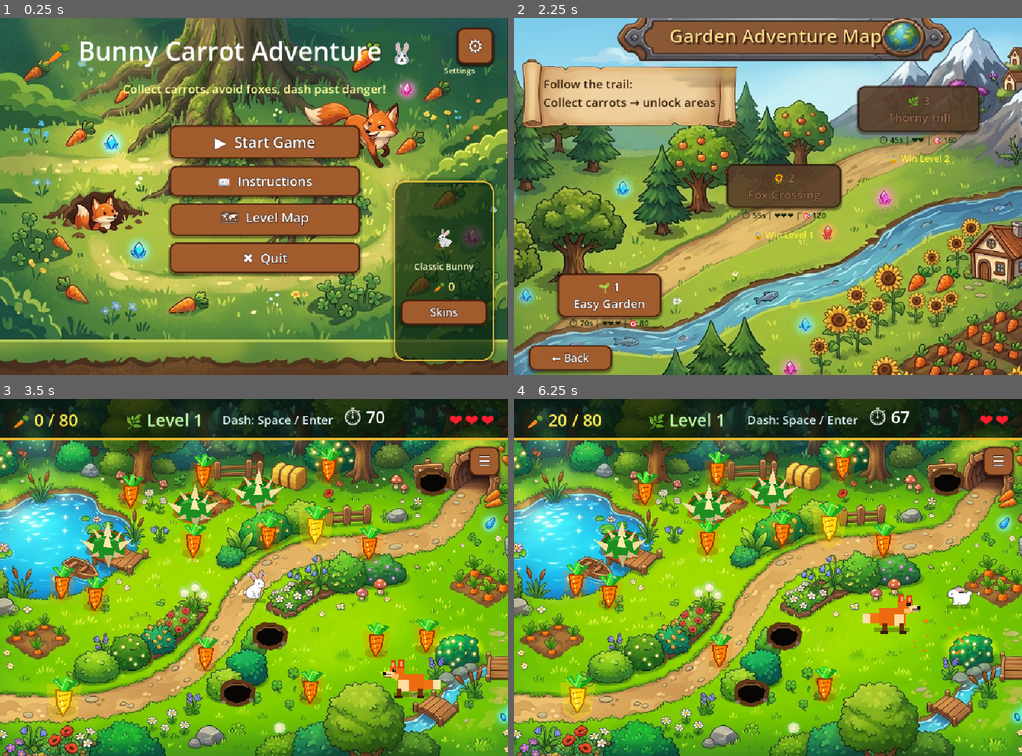
Above: before the commit, frames 1-4 (two rows, left to right).
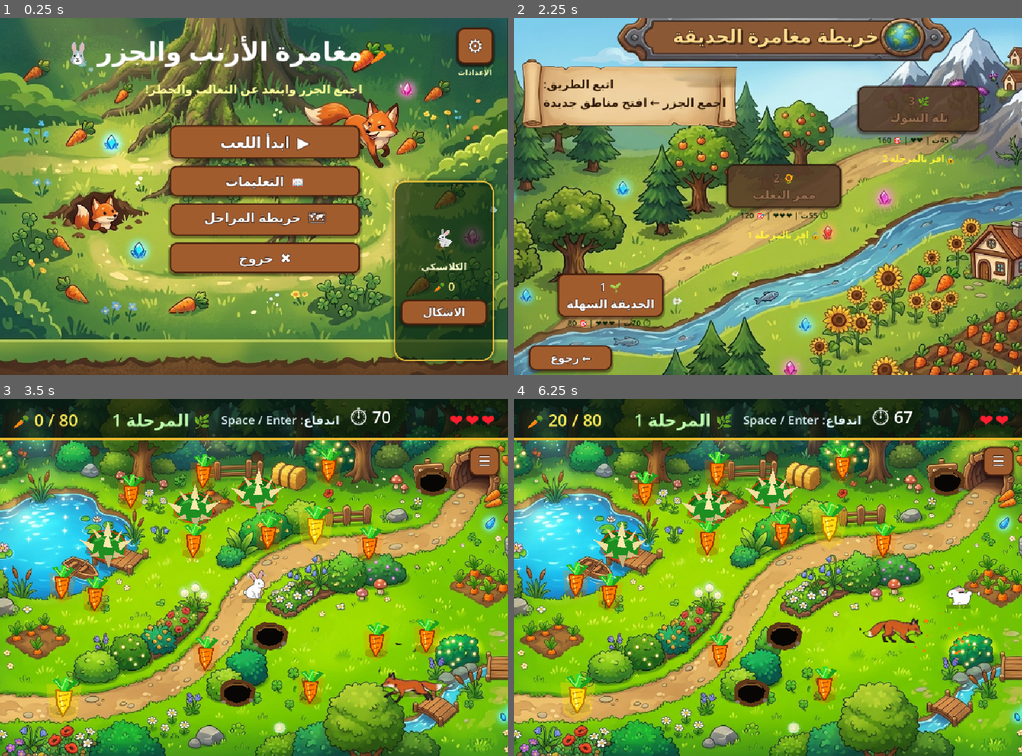
Above: after the commit, the same moments.

Repository: hamzabasem900-source/RUBBY
Game: Godot game, scene res://scenes/MainMenu.tscn
Two runs of this game, one before a commit and one after it. Both use one fixed random seed, a clock stepped at 60 frames per second and the inputs below.
Inputs (mouse positions are in pixels of both pictures, inside the frame that each line leads up to):
- Up to frame 1 (0.25 s): no input
- Up to frame 2 (2.25 s): click "▶ Start Game" (after the commit: "▶ ابدأ اللعب") at 0.5 s; click "← Back" (after the commit: "← رجوع") at 1.25 s; click "▶ Start Game" (after the commit: "▶ ابدأ اللعب") at 2 s
- Up to frame 3 (3.5 s): click "🌱 1 Easy Garden" (after the commit: "🌱 1 الحديقة السهلة") at 2.75 s
- Up to frame 4 (6.25 s): tap Enter (ui_accept) at 3.5, 3.77, 4.52, 6.02 s; move the mouse to (879, 559) at 3.52 s; hold D (move_right) 3.53-4.28 s; click (879, 559) at 3.67 s; move the mouse to (666, 595) at 4.27 s; hold S (move_down) 4.28-5.03 s; move the mouse to (818, 498) at 5.02 s; hold D (move_right) 5.03-5.78 s; move the mouse to (742, 648) at 5.77 s; hold W (move_up) from 5.78 s (still down); click (742, 648) at 5.92 s

The runs differ from the first frame. In frame 1, 5.1% of the frame differs, in the area x 9-97%, y 4-85%; in frame 2, 4.1%; in frame 3, 1.7%; in frame 4, 1.9%.

Commit message:
Replace all project files

Diff:
--- a/scenes/Fox.tscn
+++ b/scenes/Fox.tscn
@@ -20,6 +20,11 @@
 offset_right = 36.0
 offset_bottom = 30.0
 color = Color(0.08, 0.06, 0.03, 0.3)
+
+[node name="FoxFrames" type="AnimatedSprite2D" parent="."]
+visible = false
+position = Vector2(0, -9)
+scale = Vector2(1.35, 1.35)
 
 [node name="Tail" type="ColorRect" parent="."]
 offset_left = -50.0
--- a/scripts/enemy_fox.gd
+++ b/scripts/enemy_fox.gd
@@ -6,41 +6,54 @@
 # searching for and chasing the player across the whole world.
 # =============================================
 
-@export var patrol_distance:  float = 100.0
-@export var patrol_speed:     float = 62.0
-@export var chase_speed:      float = 132.0
-@export var chase_range:      float = 9999.0
-@export var acceleration:     float = 520.0
+const NEW_FOX_SHEET_PATH: String = "res://assets/Gemini_Generated_Image_7zbfmh7zbfmh7zbf-removebg-preview.png"
+const FOX_SHEET_COLUMNS: int = 7
+const FOX_SHEET_ROWS: int = 4
+
+@export var patrol_distance: float = 100.0
+@export var patrol_speed: float = 62.0
+@export var chase_speed: float = 132.0
+@export var chase_range: float = 9999.0
+@export var acceleration: float = 520.0
 @export var arrival_distance: float = 52.0
 @export var separation_distance: float = 72.0
 @export var separation_strength: float = 150.0
 @export var attack_recoil_speed: float = 210.0
 @export var attack_pause_duration: float = 0.45
 @export var damage_cooldown: float = 0.9
-@export var move_right_first: bool  = true
+@export var move_right_first: bool = true
 
 var start_pos: Vector2 = Vector2.ZERO
-var dir:       float   = 1.0
-var _player:   Node2D  = null
+var dir: float = 1.0
+var _player: Node2D = null
 var _base_scale: Vector2 = Vector2.ONE
 var _facing_left: bool = false
-var _visual_rects: Array = []
+var _visual_rects: Array[ColorRect] = []
 var _visual_offsets: Dictionary = {}
 var _attack_pause_timer: float = 0.0
 var _damage_cooldown_timer: float = 0.0
 var _walk_time: float = 0.0
+var _use_new_fox_frames: bool = false
+var _fox_frames_base_position: Vector2 = Vector2.ZERO
+var _fox_frames_base_scale: Vector2 = Vector2.ONE
 
 @onready var hurt_area: Area2D = $HurtArea
+@onready var fox_frames: AnimatedSprite2D = get_node_or_null("FoxFrames") as AnimatedSprite2D
+@onready var shadow: ColorRect = get_node_or_null("Shadow") as ColorRect
 
 func _ready() -> void:
 	add_to_group("fox")
 	start_pos = global_position
 	_base_scale = Vector2(abs(scale.x), abs(scale.y))
 	scale = _base_scale
-	dir = 1.0 if move_right_first else -1.0
+	if move_right_first:
+		dir = 1.0
+	else:
+		dir = -1.0
 	_cache_visual_offsets()
-	_apply_facing(move_right_first == false)
-	if hurt_area:
+	_setup_new_fox_frames()
+	_apply_facing(not move_right_first)
+	if hurt_area != null:
 		hurt_area.body_entered.connect(_on_hurt_area_body_entered)
 
 func _physics_process(delta: float) -> void:
@@ -48,29 +61,30 @@
 	_damage_cooldown_timer = max(_damage_cooldown_timer - delta, 0.0)
 
 	# ── Cache player reference ───────────────────────────────────────────────
-	if not _player or not is_instance_valid(_player):
+	if _player == null or not is_instance_valid(_player):
 		var group: Array = get_tree().get_nodes_in_group("player")
-		_player = group[0] if group.size() > 0 else null
+		if group.size() > 0 and group[0] is Node2D:
+			_player = group[0] as Node2D
+		else:
+			_player = null
 
 	# ── World search / chase mode ────────────────────────────────────────────
 	# Chase the bunny, but keep a personal-space ring so foxes do not stack
 	# on top of the player and trap the physics body.
-	if _player and is_instance_valid(_player):
+	if _player != null and is_instance_valid(_player):
 		var desired_velocity: Vector2 = _get_chase_velocity()
 		desired_velocity += _get_fox_separation_velocity()
 		if desired_velocity.length() > chase_speed:
 			desired_velocity = desired_velocity.normalized() * chase_speed
 		velocity = velocity.move_toward(desired_velocity, acceleration * delta)
-		if abs(velocity.x) > 1.0:
-			_apply_facing(velocity.x < 0.0)
+		_update_facing_from_velocity()
 		move_and_slide()
 		_animate_fox(delta)
 		return
 
 	# ── Fallback patrol only if the player is not available ──────────────────
 	velocity = velocity.move_toward(Vector2(dir * patrol_speed, 0.0), acceleration * delta)
-	if abs(velocity.x) > 1.0:
-		_apply_facing(velocity.x < 0.0)
+	_update_facing_from_velocity()
 	move_and_slide()
 	_animate_fox(delta)
 
@@ -80,7 +94,13 @@
 	elif offset < -patrol_distance and dir < 0.0:
 		dir = 1.0
 
+func _update_facing_from_velocity() -> void:
+	if abs(velocity.x) > 1.0:
+		_apply_facing(velocity.x < 0.0)
+
 func _get_chase_velocity() -> Vector2:
+	if _player == null:
+		return Vector2.ZERO
 	var to_player: Vector2 = _player.global_position - global_position
 	var dist: float = to_player.length()
 	if dist <= 0.001:
@@ -95,7 +115,7 @@
 	return chase_dir * chase_speed
 
 func _get_fox_separation_velocity() -> Vector2:
-	var separation := Vector2.ZERO
+	var separation: Vector2 = Vector2.ZERO
 	for fox in get_tree().get_nodes_in_group("fox"):
 		if fox == self or not is_instance_valid(fox) or not (fox is Node2D):
 			continue
@@ -106,16 +126,63 @@
 			separation += (away / dist) * separation_strength * force
 	return separation
 
+func _setup_new_fox_frames() -> void:
+	if fox_frames == null:
+		return
+	_fox_frames_base_position = fox_frames.position
+	_fox_frames_base_scale = Vector2(abs(fox_frames.scale.x), abs(fox_frames.scale.y))
+	var sprite_frames: SpriteFrames = _build_new_fox_sprite_frames()
+	if sprite_frames == null:
+		fox_frames.visible = false
+		_set_color_rect_visuals_visible(true)
+		return
+	fox_frames.sprite_frames = sprite_frames
+	fox_frames.visible = true
+	fox_frames.play("idle")
+	_use_new_fox_frames = true
+	_set_color_rect_visuals_visible(false)
+
+func _build_new_fox_sprite_frames() -> SpriteFrames:
+	if not ResourceLoader.exists(NEW_FOX_SHEET_PATH):
+		push_warning("Missing fox sprite sheet: " + NEW_FOX_SHEET_PATH)
+		return null
+	var texture: Texture2D = load(NEW_FOX_SHEET_PATH) as Texture2D
+	if texture == null:
+		return null
+	var cell_size: Vector2 = Vector2(float(texture.get_width()) / float(FOX_SHEET_COLUMNS), float(texture.get_height()) / float(FOX_SHEET_ROWS))
+	var frames: SpriteFrames = SpriteFrames.new()
+	if frames.has_animation("default"):
+		frames.remove_animation("default")
+	_add_fox_animation(frames, texture, cell_size, "idle", 2, [0, 1, 2, 3, 4, 5, 6], 5.0, true)
+	_add_fox_animation(frames, texture, cell_size, "run", 0, [0, 1, 2, 3, 4, 5, 6], 13.0, true)
+	_add_fox_animation(frames, texture, cell_size, "sprint", 1, [0, 1, 2, 3, 4, 5, 6], 18.0, true)
+	_add_fox_animation(frames, texture, cell_size, "stagger", 3, [0, 1, 2, 3, 2, 1], 10.0, false)
+	return frames
+
+func _add_fox_animation(frames: SpriteFrames, texture: Texture2D, cell_size: Vector2, animation_name: String, row: int, columns: Array, speed: float, loop: bool) -> void:
+	frames.add_animation(animation_name)
+	frames.set_animation_loop(animation_name, loop)
+	frames.set_animation_speed(animation_name, speed)
+	for column in columns:
+		var atlas: AtlasTexture = AtlasTexture.new()
+		atlas.atlas = texture
+		atlas.region = Rect2(float(column) * cell_size.x, float(row) * cell_size.y, cell_size.x, cell_size.y)
+		frames.add_frame(animation_name, atlas, 1.0)
+
+func _set_color_rect_visuals_visible(visible_value: bool) -> void:
+	for rect in _visual_rects:
+		rect.visible = visible_value
+
 func _cache_visual_offsets() -> void:
-	var visual_names := [
+	var visual_names: Array[String] = [
 		"Tail", "TailTip", "Sprite", "Chest", "Head", "EarLeft",
 		"EarRight", "InnerEarLeft", "InnerEarRight", "Snout", "Cheek",
 		"Eye", "EyeGlint", "Nose", "WhiskerTop", "WhiskerBottom",
 		"LegFront", "LegBack", "PawFront", "PawBack"
 	]
 	for node_name in visual_names:
-		var rect := get_node_or_null(node_name) as ColorRect
-		if rect:
+		var rect: ColorRect = get_node_or_null(node_name) as ColorRect
+		if rect != null:
 			_visual_rects.append(rect)
 			_visual_offsets[rect] = [
 				rect.offset_left, rect.offset_right,
@@ -123,27 +190,68 @@
 			]
 
 func _apply_facing(face_left: bool) -> void:
-	# Keep the physics root scale positive, and mirror only the decorative
-	# ColorRects. Negative CharacterBody2D scale causes odd movement/collisions.
+	# Keep the physics root scale positive, and mirror only decorative visuals.
+	# Negative CharacterBody2D scale causes odd movement/collisions.
 	scale = _base_scale
 	if _facing_left == face_left:
+		_update_frame_facing()
 		return
 	_facing_left = face_left
+	_update_frame_facing()
 	for rect in _visual_rects:
 		_position_visual_rect(rect, 0.0, 0.0)
+
+func _update_frame_facing() -> void:
+	if fox_frames == null:
+		return
+	var facing_sign: float = 1.0
+	if _facing_left:
+		facing_sign = -1.0
+	fox_frames.scale = Vector2(_fox_frames_base_scale.x * facing_sign, _fox_frames_base_scale.y)
 
 func _animate_fox(delta: float) -> void:
 	var speed_ratio: float = clamp(velocity.length() / max(chase_speed, 1.0), 0.0, 1.0)
 	if speed_ratio <= 0.03:
 		_walk_time = 0.0
 	else:
-		_walk_time += delta * lerp(6.0, 13.0, speed_ratio)
+		_walk_time += delta * lerp(6.0, 14.0, speed_ratio)
+	if _use_new_fox_frames:
+		_animate_frame_fox(speed_ratio)
+	else:
+		_animate_rect_fox(speed_ratio)
+	_update_shadow(speed_ratio)
+
+func _animate_frame_fox(speed_ratio: float) -> void:
+	if fox_frames == null:
+		return
+	var animation_name: String = "idle"
+	var animation_speed: float = 1.0
+	if _attack_pause_timer > 0.0:
+		animation_name = "stagger"
+		animation_speed = 1.35
+	elif speed_ratio > 0.68:
+		animation_name = "sprint"
+		animation_speed = lerp(0.9, 1.35, speed_ratio)
+	elif speed_ratio > 0.03:
+		animation_name = "run"
+		animation_speed = lerp(0.75, 1.1, speed_ratio)
+	fox_frames.speed_scale = animation_speed
+	if fox_frames.animation != animation_name:
+		fox_frames.play(animation_name)
+	var bob: float = abs(sin(_walk_time)) * 5.0 * speed_ratio
+	var lean: float = clamp(velocity.x / max(chase_speed, 1.0), -1.0, 1.0) * 0.11
+	if _facing_left:
+		lean *= -1.0
+	fox_frames.position = _fox_frames_base_position + Vector2(0.0, -bob)
+	fox_frames.rotation = lean
+
+func _animate_rect_fox(speed_ratio: float) -> void:
 	var body_bob: float = sin(_walk_time * 2.0) * 1.6 * speed_ratio
 	var leg_stride: float = sin(_walk_time) * 5.0 * speed_ratio
 	var tail_sway: float = sin(_walk_time * 1.35) * 2.4 * speed_ratio
 	for rect in _visual_rects:
-		var y_shift := 0.0
-		var x_shift := 0.0
+		var y_shift: float = 0.0
+		var x_shift: float = 0.0
 		match rect.name:
 			"Sprite", "Chest", "Head", "EarLeft", "EarRight", "InnerEarLeft", "InnerEarRight", "Snout", "Cheek", "Eye", "EyeGlint", "Nose", "WhiskerTop", "WhiskerBottom":
 				y_shift = body_bob
@@ -157,9 +265,18 @@
 				y_shift = body_bob - tail_sway
 		_position_visual_rect(rect, x_shift, y_shift)
 
+func _update_shadow(speed_ratio: float) -> void:
+	if shadow == null:
+		return
+	var lift: float = abs(sin(_walk_time)) * speed_ratio
+	shadow.scale = Vector2(1.0 + speed_ratio * 0.10 - lift * 0.06, 1.0 - lift * 0.10)
+	shadow.modulate.a = 1.0 - speed_ratio * 0.12
+
 func _position_visual_rect(rect: ColorRect, x_shift: float, y_shift: float) -> void:
 	var offsets: Array = _visual_offsets[rect]
-	var signed_x_shift := -x_shift if _facing_left else x_shift
+	var signed_x_shift: float = x_shift
+	if _facing_left:
+		signed_x_shift = -x_shift
 	if _facing_left:
 		rect.offset_left = -float(offsets[1]) + signed_x_shift
 		rect.offset_right = -float(offsets[0]) + signed_x_shift
@@ -177,4 +294,7 @@
 		_damage_cooldown_timer = damage_cooldown
 		_attack_pause_timer = attack_pause_duration
 		var away: Vector2 = global_position - body.global_position
-		velocity = (away.normalized() if away.length() > 0.001 else Vector2.RIGHT) * attack_recoil_speed
+		if away.length() > 0.001:
+			velocity = away.normalized() * attack_recoil_speed
+		else:
+			velocity = Vector2.RIGHT * attack_recoil_speed
--- a/scripts/main_menu.gd
+++ b/scripts/main_menu.gd
@@ -92,10 +92,12 @@
 	if settings_hint == null:
 		return
 	settings_hint.set_anchors_preset(Control.PRESET_TOP_RIGHT)
-	settings_hint.offset_left = -166.0
-	settings_hint.offset_top = 92.0
-	settings_hint.offset_right = -30.0
-	settings_hint.offset_bottom = 120.0
+	var hint_width: float = 136.0
+	var button_center: float = (settings_btn.offset_left + settings_btn.offset_right) * 0.5
+	settings_hint.offset_left = button_center - hint_width * 0.5
+	settings_hint.offset_top = 94.0
+	settings_hint.offset_right = button_center + hint_width * 0.5
+	settings_hint.offset_bottom = 124.0
 	settings_hint.horizontal_alignment = HORIZONTAL_ALIGNMENT_CENTER
 	settings_hint.vertical_alignment = VERTICAL_ALIGNMENT_CENTER
 	settings_hint.clip_text = false
--- a/scripts/player.gd
+++ b/scripts/player.gd
@@ -307,8 +307,6 @@
 		forward_offset
 	)
 
-	_was_moving_last_frame = true
-
 	if moving:
 		_animate_moving_bunny(delta, dir, dash_active)
 	else:
--- a/scripts/settings_manager.gd
+++ b/scripts/settings_manager.gd
@@ -17,7 +17,7 @@
 	"music_volume": 0.70,
 	"sfx_volume": 0.85,
 	"mute_audio": false,
-	"language": "English",
+	"language": "العربية",
 	"fullscreen": true,
 	"resolution": "1280 x 720",
 	"difficulty": "Normal"
@@ -36,6 +36,13 @@
 		return
 	for key in DEFAULT_SETTINGS.keys():
 		values[key] = config.get_value(SECTION, key, DEFAULT_SETTINGS[key])
+	_sanitize_removed_settings()
+
+func _sanitize_removed_settings() -> void:
+	# English, mute, and fullscreen controls are no longer exposed in Settings.
+	# Keep saved legacy values from reintroducing them into the visible UI.
+	values["language"] = "العربية"
+	values["mute_audio"] = false
 
 func save_settings() -> void:
 	var config := ConfigFile.new()
@@ -47,6 +54,7 @@
 
 func reset_to_defaults() -> void:
 	values = DEFAULT_SETTINGS.duplicate(true)
+	_sanitize_removed_settings()
 	apply_all()
 	save_settings()
 	settings_changed.emit()
--- a/scripts/settings_menu.gd
+++ b/scripts/settings_menu.gd
@@ -92,12 +92,10 @@
 		_create_slider_row("master_volume", "master_volume"),
 		_create_slider_row("music_volume", "music_volume"),
 		_create_slider_row("sfx_volume", "sfx_volume"),
-		_create_check_row("mute_audio", "mute_audio"),
-		_create_option_row("language", "language", ["English", "العربية"])
+		_create_option_row("language", "language", ["العربية"])
 	]))
 
 	grid.add_child(_create_card("visuals", [
-		_create_check_row("fullscreen", "fullscreen"),
 		_create_option_row("resolution", "resolution", ["1280 x 720", "1600 x 900", "1920 x 1080", "1024 x 720"])
 	]))
 
@@ -263,11 +261,10 @@
 func _update_preview() -> void:
 	if _preview_label == null:
 		return
-	var fullscreen_state := SettingsManager.text("on") if bool(SettingsManager.get_setting("fullscreen")) else SettingsManager.text("off")
 	_preview_label.text = "🥕 " + SettingsManager.text("language") + ": " + str(SettingsManager.get_setting("language")) + "\n" + \
 		"🔊 " + SettingsManager.text("master_volume") + ": " + str(int(float(SettingsManager.get_setting("master_volume")) * 100.0)) + "%\n" + \
 		"🎮 " + SettingsManager.text("difficulty") + ": " + SettingsManager.option_text("difficulty", str(SettingsManager.get_setting("difficulty"))) + "\n" + \
-		"🖥 " + SettingsManager.text("resolution") + ": " + str(SettingsManager.get_setting("resolution")) + " • " + SettingsManager.text("fullscreen") + ": " + fullscreen_state
+		"🖥 " + SettingsManager.text("resolution") + ": " + str(SettingsManager.get_setting("resolution"))
 
 func _refresh_language(_language: String) -> void:
 	for label in _labels:
Binary file added: Gemini_Generated_Image_7zbfmh7zbfmh7zbf-removebg-preview.png
Not shown, added: Gemini_Generated_Image_7zbfmh7zbfmh7zbf-removebg-preview.png.import
Binary file added: assets/Gemini_Generated_Image_7zbfmh7zbfmh7zbf-removebg-preview.png
Not shown, added: assets/Gemini_Generated_Image_7zbfmh7zbfmh7zbf-removebg-preview.png.import
Not shown, changed: BunnyCarrotAdventure.pck
Not shown, changed: assets/votes/main_menu_music.mp3
